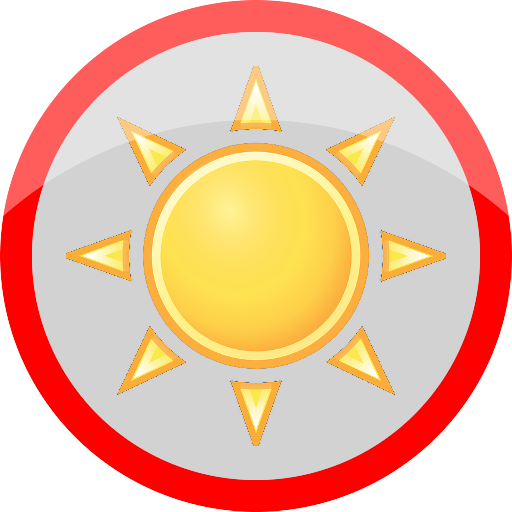
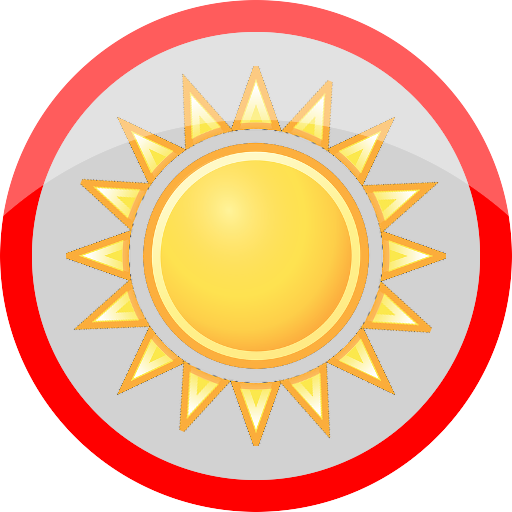
Comparing the layer stacks of the two 512×512 images. Changes:
added layer "graphic rays copy" above "graphic rays" over [73, 73, 439, 439]
